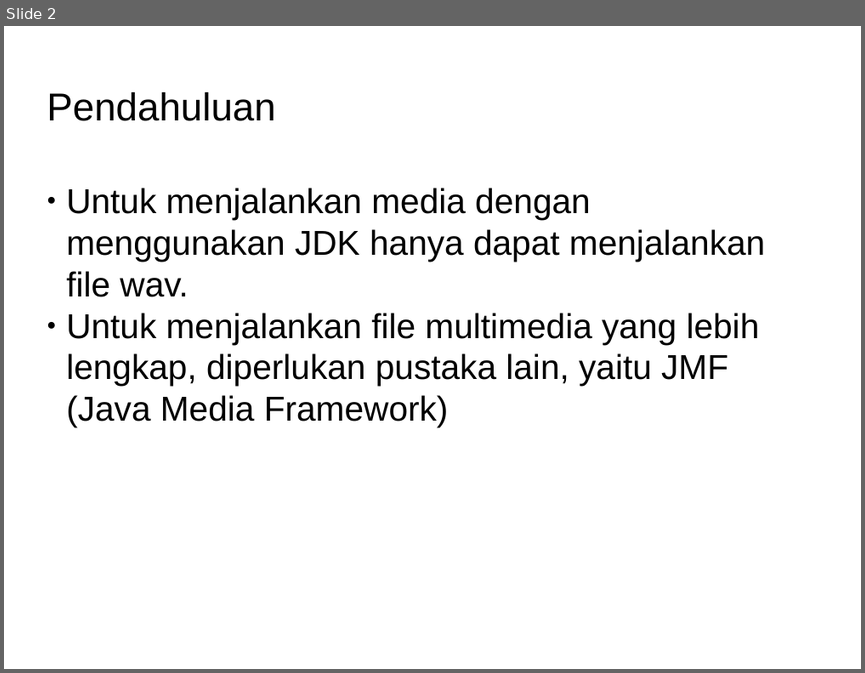
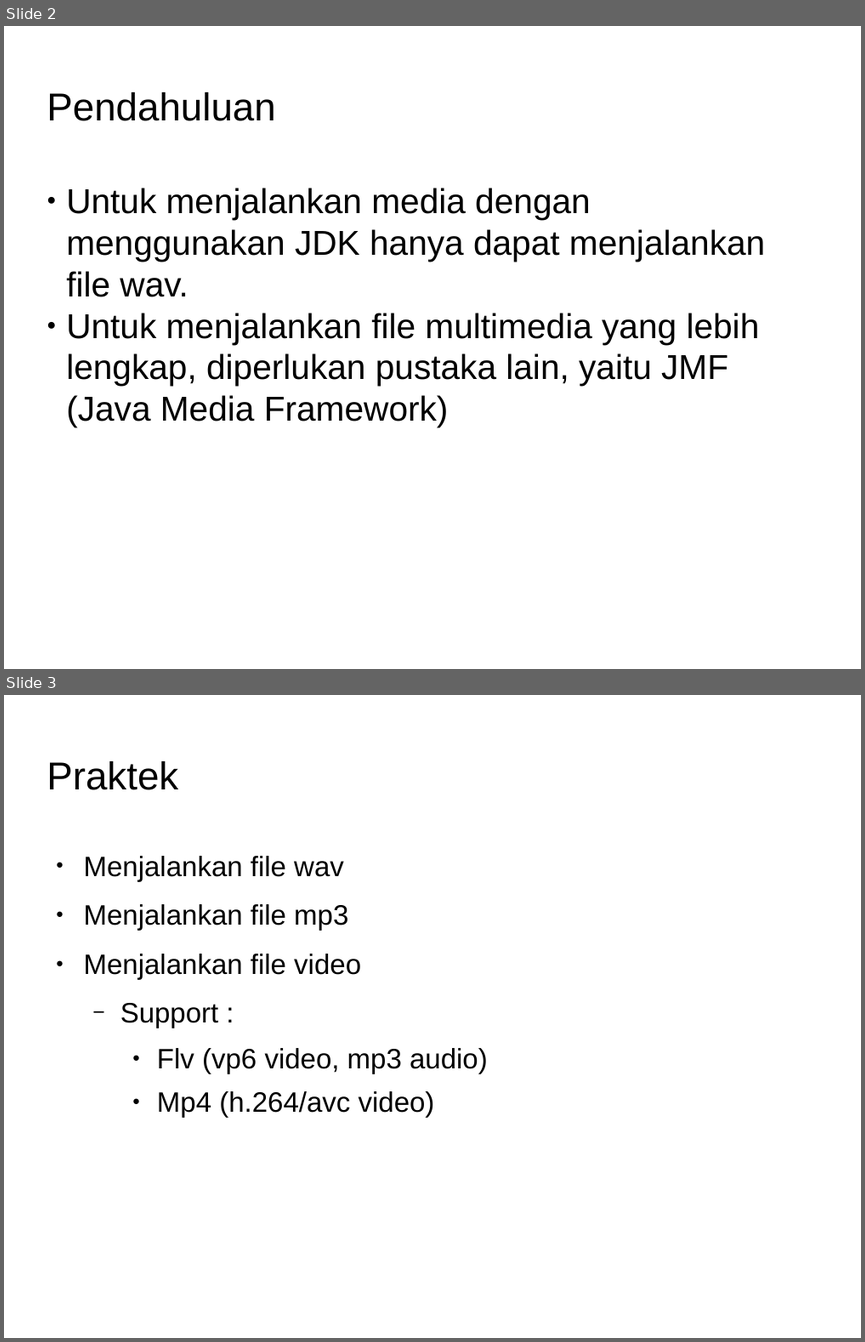
Before and after one commit to Dickyfathur7/pemrograman-komputer-2, a slide deck: 08-multimedia-BELUM-SELESAI/slide-multimedia.odp. Shown one above the other, each under a label of ours: slide 2 before the commit, slides 2 and 3 after it. The pictures are 865x673 and 865x1342 pixels, drawn with LibreOffice and Linux fonts; fonts in the diff are those of the drawing; background and template pictures are left out. Boxes give left, top, right and bottom in pixels: in the first picture for what was removed or moved away, otherwise in the second. Text is boxed around its words. In the diff, an @@ line names an element or a change of style, - is before the commit and + after.

```diff
--- a/08-multimedia-BELUM-SELESAI/slide-multimedia.odp
+++ b/08-multimedia-BELUM-SELESAI/slide-multimedia.odp
@@ slide 3 added at (4,695,861,1338), background picture (left out) @@
@@ title added at (46,761,178,790), 36 pt, text #000000 @@
+Praktek
@@ text added at (84,856,488,1117), 26 pt, text #000000 @@
+● Menjalankan file wav
+● Menjalankan file mp3
+● Menjalankan file video
+  − Support :
+    ● Flv (vp6 video, mp3 audio)
+    ● Mp4 (h.264/avc video)
```
Also in this commit, not shown: 1 other slide added, 1 slide removed, 33 other files.
